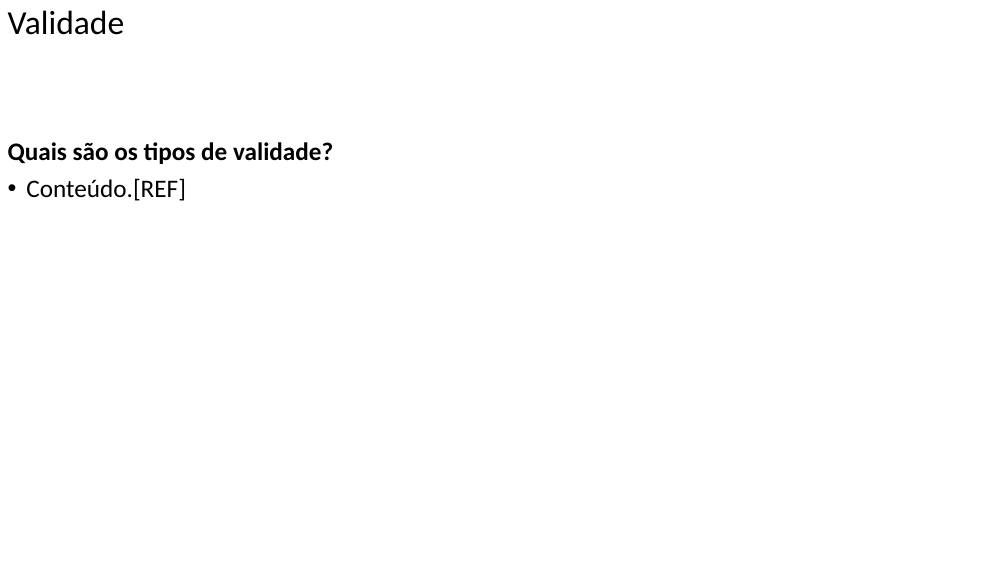
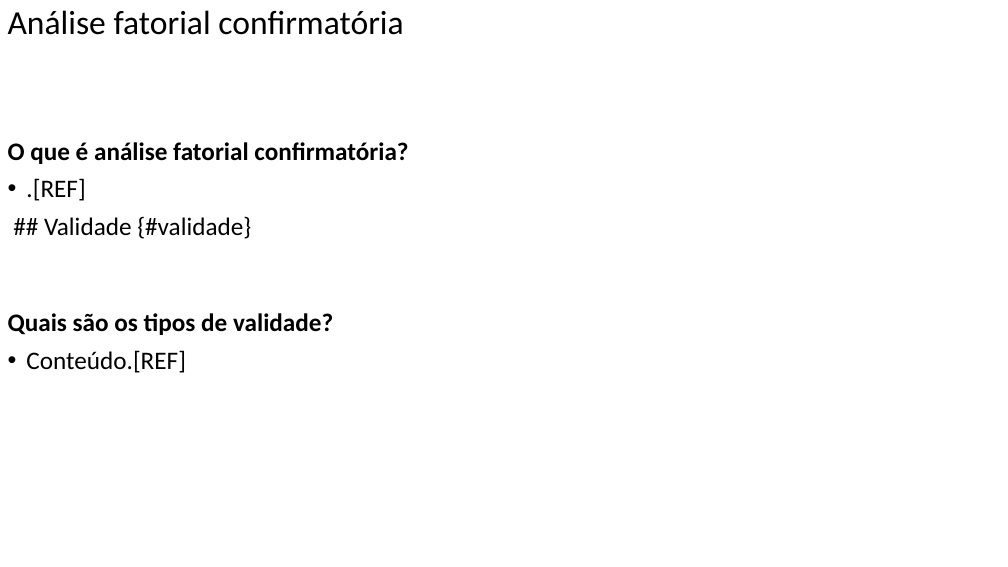
Before and after one commit to FerreiraAS/Ciencia-com-R, a slide deck: slide 149 of docs/Ciencia-com-R.pptx (slide 146 before the commit). Drawn at 1008x567 pixels with LibreOffice and Linux fonts; fonts in the diff are those of the drawing. Boxes give left, top, right and bottom in pixels: in the first picture for what was removed or moved away, otherwise in the second. Text is boxed around its words. In the diff, an @@ line names an element or a change of style, - is before the commit and + after.

```diff
--- a/docs/Ciencia-com-R.pptx
+++ b/docs/Ciencia-com-R.pptx
@@ title at (8, 10, 403, 35): text changed @@
-Validade
+Análise fatorial confirmatória
@@ text at (8, 142, 408, 239): paragraphs added @@
+O que é análise fatorial confirmatória?
+• .[REF]
+## Validade {#validade}
```
Also in this commit, not shown: 3 slides added, 59 other files.
